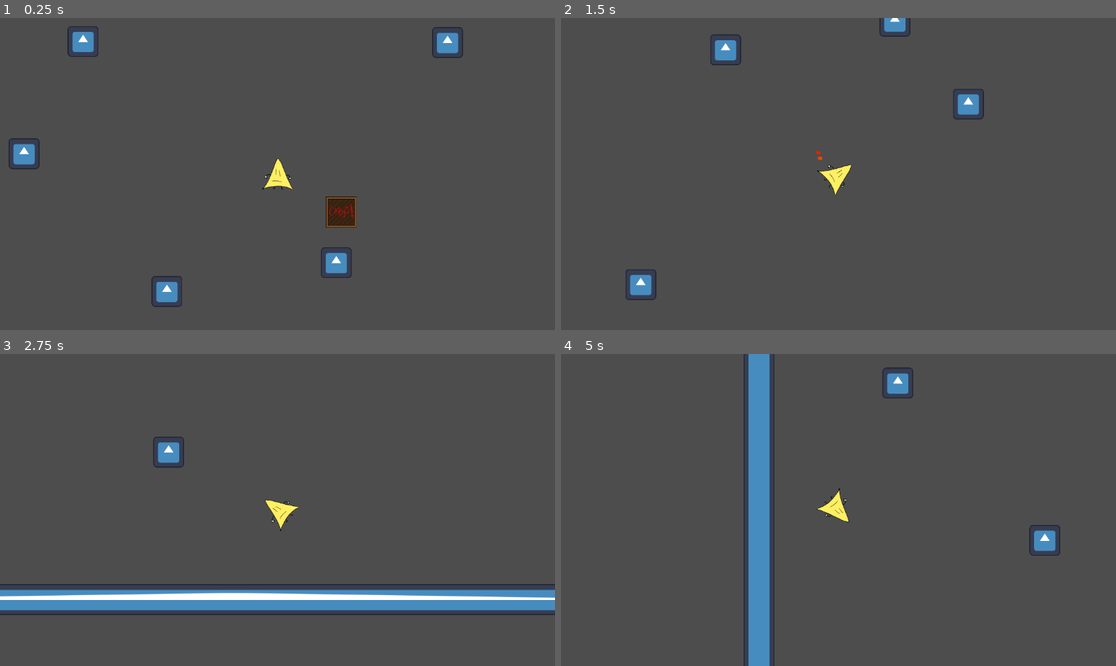
Above: before the commit, frames 1-4 (two rows, left to right).
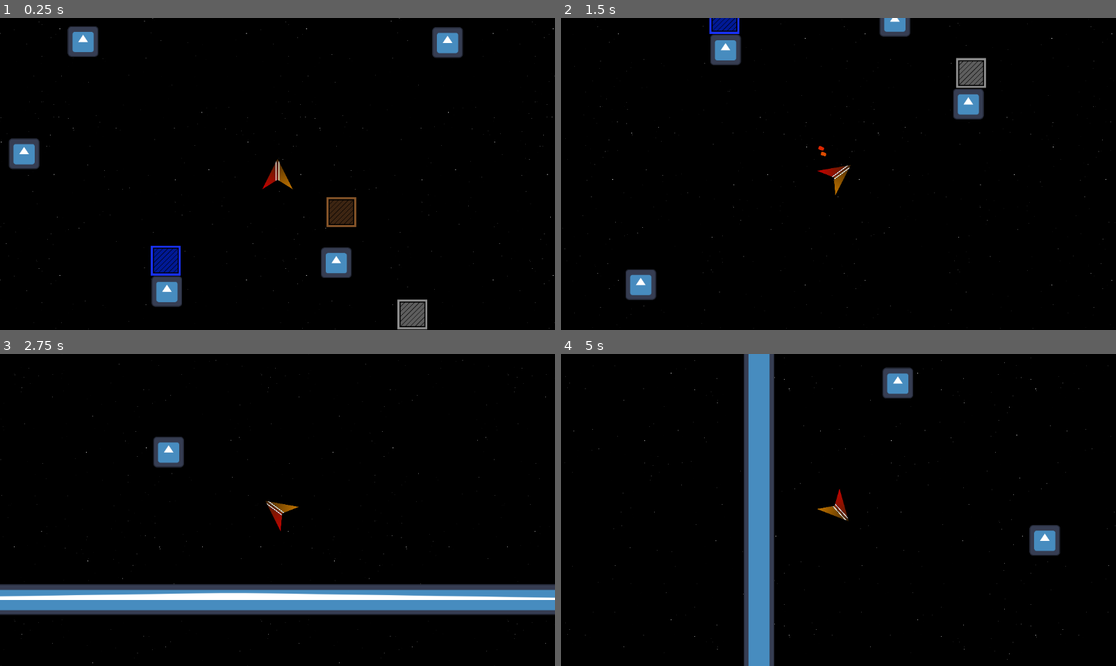
Above: after the commit, the same moments.

Repository: badfetus/space-postal-service
Game: Godot game, scene res://play_scene.tscn
Two runs of this game, one before a commit and one after it. Both use one fixed random seed, a clock stepped at 60 frames per second and the inputs below. The engine's default icon, where the game draws it, is replaced by a stand-in: a white triangle on a blue panel in a dark square.
Inputs:
- Up to frame 1 (0.25 s): no input
- Up to frame 2 (1.5 s): hold Right (Right) 0.53-1.28 s; hold Ctrl (Cargo) 0.53-1.28 s; hold Left (Left) from 1.28 s (still down); tap Space (Boost) at 1.35 s
- Up to frame 3 (2.75 s): tap Ctrl (Cargo) at 1.55 s; release Left (Left) at 2.03 s; hold Right (Right) from 2.03 s (still down); hold Ctrl (Cargo) from 2.03 s (still down)
- Up to frame 4 (5 s): release Ctrl (Cargo) at 2.78 s; tap Ctrl (Cargo) at 2.85, 3.8, 4.35 s; release Right (Right) at 3.53 s; hold Space (Boost) 3.53-4.28 s; hold Left (Left) from 3.53 s (still down)

The runs differ from the first frame. In frame 1, 97% of the frame differs, in the area x 0-100%, y 0-100%; in frame 2, 98%; in frame 3, 90%; in frame 4, 93%.

Commit message:
added different kinds of cargo and lots of sprites

Diff:
--- a/cargo/cargo.tscn
+++ /dev/null
@@ -1,15 +0,0 @@
-[gd_scene load_steps=3 format=3 uid="uid://c36r31gr38bvi"]
-
-[ext_resource type="Texture2D" uid="uid://5j1s0jlvf2j1" path="res://cargo/cargo_sprite.tga" id="1_cvknj"]
-
-[sub_resource type="RectangleShape2D" id="RectangleShape2D_231qi"]
-size = Vector2(128, 128)
-
-[node name="cargo" type="RigidBody2D" groups=["cargo"]]
-mass = 0.04
-
-[node name="Sprite2D" type="Sprite2D" parent="."]
-texture = ExtResource("1_cvknj")
-
-[node name="CollisionShape2D" type="CollisionShape2D" parent="."]
-shape = SubResource("RectangleShape2D_231qi")
--- /dev/null
+++ b/cargo/cargoHeavy.tscn
@@ -0,0 +1,16 @@
+[gd_scene load_steps=3 format=3 uid="uid://7mh3iv0jseay"]
+
+[ext_resource type="Texture2D" uid="uid://d0yjb7j5lcuwo" path="res://cargo/cargo2.png" id="1_i5rkd"]
+
+[sub_resource type="RectangleShape2D" id="RectangleShape2D_231qi"]
+size = Vector2(128, 128)
+
+[node name="cargoH" type="RigidBody2D" groups=["cargo"]]
+mass = 0.04
+
+[node name="sprite2" type="Sprite2D" parent="."]
+scale = Vector2(0.427, 0.427)
+texture = ExtResource("1_i5rkd")
+
+[node name="CollisionShape2D2" type="CollisionShape2D" parent="."]
+shape = SubResource("RectangleShape2D_231qi")
--- /dev/null
+++ b/cargo/cargoLight.tscn
@@ -0,0 +1,16 @@
+[gd_scene load_steps=3 format=3 uid="uid://d0dwop8u0m0w"]
+
+[ext_resource type="Texture2D" uid="uid://bhg3vok11ddv6" path="res://cargo/cargo0.png" id="1_stfkx"]
+
+[sub_resource type="RectangleShape2D" id="RectangleShape2D_231qi"]
+size = Vector2(128, 128)
+
+[node name="cargoL" type="RigidBody2D" groups=["cargo"]]
+mass = 0.01
+
+[node name="Sprite2D" type="Sprite2D" parent="."]
+scale = Vector2(0.427, 0.427)
+texture = ExtResource("1_stfkx")
+
+[node name="CollisionShape2D" type="CollisionShape2D" parent="."]
+shape = SubResource("RectangleShape2D_231qi")
--- /dev/null
+++ b/cargo/cargoMedium.tscn
@@ -0,0 +1,16 @@
+[gd_scene load_steps=3 format=3 uid="uid://bsrol811a3p4l"]
+
+[ext_resource type="Texture2D" uid="uid://b51pl1v2j1cn6" path="res://cargo/cargo1.png" id="1_ym2lx"]
+
+[sub_resource type="RectangleShape2D" id="RectangleShape2D_231qi"]
+size = Vector2(128, 128)
+
+[node name="cargoM" type="RigidBody2D" groups=["cargo"]]
+mass = 0.02
+
+[node name="sprite" type="Sprite2D" parent="."]
+scale = Vector2(0.427, 0.427)
+texture = ExtResource("1_ym2lx")
+
+[node name="collider" type="CollisionShape2D" parent="."]
+shape = SubResource("RectangleShape2D_231qi")
--- a/play_scene.tscn
+++ b/play_scene.tscn
@@ -1,9 +1,12 @@
-[gd_scene load_steps=6 format=3 uid="uid://b1f3oxxe0j1hv"]
+[gd_scene load_steps=9 format=3 uid="uid://d4bqee6m1grtp"]
 
 [ext_resource type="PackedScene" uid="uid://buafxlc75qtin" path="res://player/player.tscn" id="1_53l42"]
 [ext_resource type="PackedScene" uid="uid://cqsc16gn72x30" path="res://wall.tscn" id="2_l1uel"]
-[ext_resource type="PackedScene" uid="uid://c36r31gr38bvi" path="res://cargo/cargo.tscn" id="3_3sh2j"]
 [ext_resource type="PackedScene" uid="uid://b4h7bhwygmnh5" path="res://PauseMenu.tscn" id="4_f7mxr"]
+[ext_resource type="PackedScene" uid="uid://d0dwop8u0m0w" path="res://cargo/cargoLight.tscn" id="5_ahjpn"]
+[ext_resource type="PackedScene" uid="uid://7mh3iv0jseay" path="res://cargo/cargoHeavy.tscn" id="6_qileg"]
+[ext_resource type="PackedScene" uid="uid://bsrol811a3p4l" path="res://cargo/cargoMedium.tscn" id="6_rymdh"]
+[ext_resource type="Texture2D" uid="uid://df166ul7vk2qq" path="res://bg.png" id="7_qv7vy"]
 
 [sub_resource type="PhysicsMaterial" id="PhysicsMaterial_3j22p"]
 bounce = 0.5
@@ -43,9 +46,6 @@
 [node name="wall9" parent="shits" instance=ExtResource("2_l1uel")]
 position = Vector2(509, -582)
 
-[node name="cargo" parent="." instance=ExtResource("3_3sh2j")]
-position = Vector2(932, 391)
-
 [node name="wall" parent="." instance=ExtResource("2_l1uel")]
 position = Vector2(-1331, 570)
 scale = Vector2(1, 100)
@@ -65,3 +65,19 @@
 [node name="PauseMenu" parent="." instance=ExtResource("4_f7mxr")]
 position = Vector2(123, 2337)
 scale = Vector2(100, 1)
+
+[node name="cargoM" parent="." instance=ExtResource("6_rymdh")]
+position = Vector2(932, 391)
+
+[node name="cargoL" parent="." instance=ExtResource("5_ahjpn")]
+position = Vector2(203, 598)
+
+[node name="cargoH" parent="." instance=ExtResource("6_qileg")]
+position = Vector2(1227, 816)
+
+[node name="Sprite2D" type="Sprite2D" parent="."]
+z_index = -5
+texture_repeat = 2
+texture = ExtResource("7_qv7vy")
+region_enabled = true
+region_rect = Rect2(-25000, -25000, 50000, 50000)
--- a/player/player.gd
+++ b/player/player.gd
@@ -3,7 +3,7 @@
 var saved_velocity = Vector2(0, 0)
 var expected_velocity
 
-var ropeLength = 15
+var ropeLength = 20
 var PIECE = preload("res://ropelink.tscn")
 var attachedLoad
 
@@ -43,11 +43,11 @@
 	saved_velocity = linear_velocity
 
 func handleCargo(cargo: RigidBody2D):
-	if(!attached && linear_velocity.length() < 1000):
+	if(!attached && linear_velocity.length() < 1000 && onTopOf(cargo)):
 		attached = true
 		var parent = self
 		for i in ropeLength:
-			parent = addPiece(parent)
+			parent = addPiece(parent, cargo.mass)
 
 		var joint = parent.get_node("ropeconnect/joint")
 		cargo.global_position = joint.global_position
@@ -57,9 +57,10 @@
 		attachedLoad = cargo
 
 
-func addPiece(parent):
+func addPiece(parent, mass):
 	var joint = parent.get_node("ropeconnect/joint")
 	var piece = PIECE.instantiate()
+	piece.mass = mass
 	joint.add_child(piece)
 	joint.node_a = parent.get_path()
 	joint.node_b = piece.get_path()
@@ -80,6 +81,11 @@
 func handleCargoDistance():
 	if(attached):
 		var dist = self.global_transform.origin.distance_to(attachedLoad.global_transform.origin)
-		if(dist > 600):
+		print(dist)
+		if(dist > 400):
 			print("Rope snapping, dist: ", dist)
 			dumpCargo()
+
+func onTopOf(cargo: RigidBody2D):
+	var diff = global_transform.origin - cargo.global_transform.origin
+	return (abs((diff).x) < 120 && diff.y < 0)
--- a/player/player.tscn
+++ b/player/player.tscn
@@ -1,7 +1,7 @@
 [gd_scene load_steps=7 format=3 uid="uid://buafxlc75qtin"]
 
 [ext_resource type="Script" path="res://player/player.gd" id="1_ucn4h"]
-[ext_resource type="Texture2D" uid="uid://du7ihrwx7gmlk" path="res://player/player_sprite.tga" id="2_jre62"]
+[ext_resource type="Texture2D" uid="uid://em73vkxmab25" path="res://player/ship.png" id="2_uhu1l"]
 [ext_resource type="Texture2D" uid="uid://by11ciaxs10ui" path="res://player/particle_flame.tga" id="3_uhsmc"]
 
 [sub_resource type="CircleShape2D" id="CircleShape2D_dcmrf"]
@@ -15,18 +15,20 @@
 colors = PackedColorArray(0.997526, 0.945768, 0.739999, 1, 0.882353, 0.847059, 0.309804, 1, 0.870588, 0.301961, 0, 1, 0.862745, 0, 0, 1)
 
 [node name="player" type="RigidBody2D"]
+z_index = 1
 script = ExtResource("1_ucn4h")
 
 [node name="ropeconnect" type="CollisionShape2D" parent="."]
 shape = SubResource("CircleShape2D_dcmrf")
 
 [node name="joint" type="PinJoint2D" parent="ropeconnect"]
-position = Vector2(1, 49)
+position = Vector2(0, 24)
 node_a = NodePath("../..")
 softness = 1.0
 
 [node name="Sprite2D" type="Sprite2D" parent="."]
-texture = ExtResource("2_jre62")
+scale = Vector2(0.5, 0.5)
+texture = ExtResource("2_uhu1l")
 
 [node name="Camera2D" type="Camera2D" parent="."]
 zoom = Vector2(0.5, 0.5)
@@ -35,7 +37,8 @@
 polygon = PackedVector2Array(0, -64, 64, 64, 0, 24, -64, 64)
 
 [node name="Particles" type="CPUParticles2D" parent="."]
-position = Vector2(0, 50)
+z_index = -1
+position = Vector2(0, 24)
 emitting = false
 amount = 10000
 lifetime = 0.1
@@ -43,8 +46,8 @@
 direction = Vector2(0, 0)
 spread = 4.36
 gravity = Vector2(0, 0)
-initial_velocity_min = 362.9
-initial_velocity_max = 427.42
+initial_velocity_min = 450.0
+initial_velocity_max = 550.0
 scale_amount_min = 0.1
 scale_amount_max = 0.2
 scale_amount_curve = SubResource("Curve_d3w1q")
--- a/ropelink.tscn
+++ b/ropelink.tscn
@@ -1,6 +1,6 @@
 [gd_scene load_steps=3 format=3 uid="uid://t8i27ak4ceor"]
 
-[ext_resource type="Texture2D" uid="uid://bdqiy5mgxrak3" path="res://icon.svg" id="1_kl1nn"]
+[ext_resource type="Texture2D" uid="uid://c33soubny0bqp" path="res://rope.png" id="1_r2iye"]
 
 [sub_resource type="CapsuleShape2D" id="CapsuleShape2D_xa3en"]
 radius = 3.0
@@ -20,5 +20,5 @@
 softness = 1.0
 
 [node name="Sprite2D" type="Sprite2D" parent="."]
-scale = Vector2(0.05, 0.05)
-texture = ExtResource("1_kl1nn")
+scale = Vector2(0.025, 0.05)
+texture = ExtResource("1_r2iye")
Binary file added: area0.png
Not shown, added: area0.png.import
Binary file added: area1.png
Not shown, added: area1.png.import
Binary file added: area2.png
Not shown, added: area2.png.import
Binary file added: bg.png
Not shown, added: bg.png.import
Binary file added: cargo/cargo0.png
Not shown, added: cargo/cargo0.png.import
Binary file added: cargo/cargo1.png
Not shown, added: cargo/cargo1.png.import
(and 8 more such lines)
